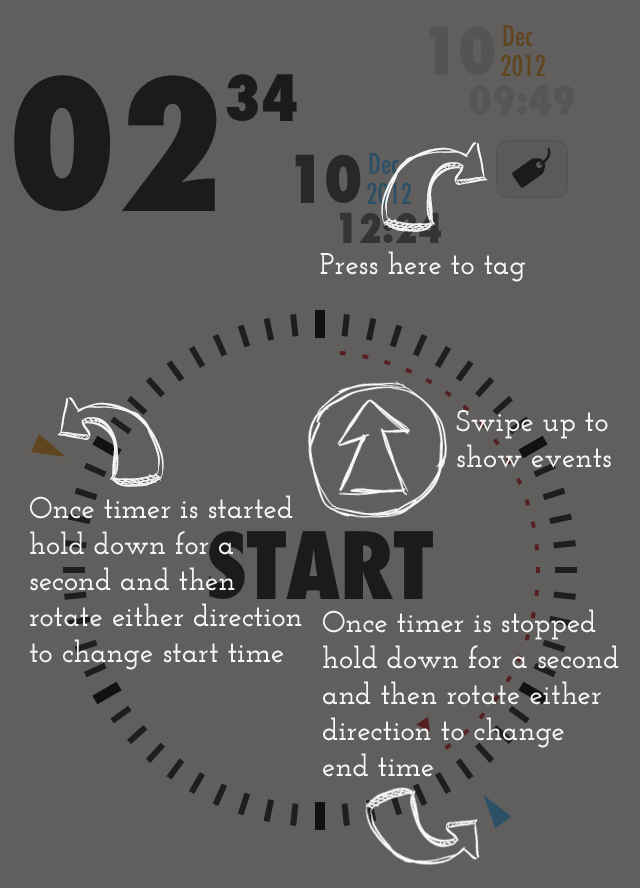
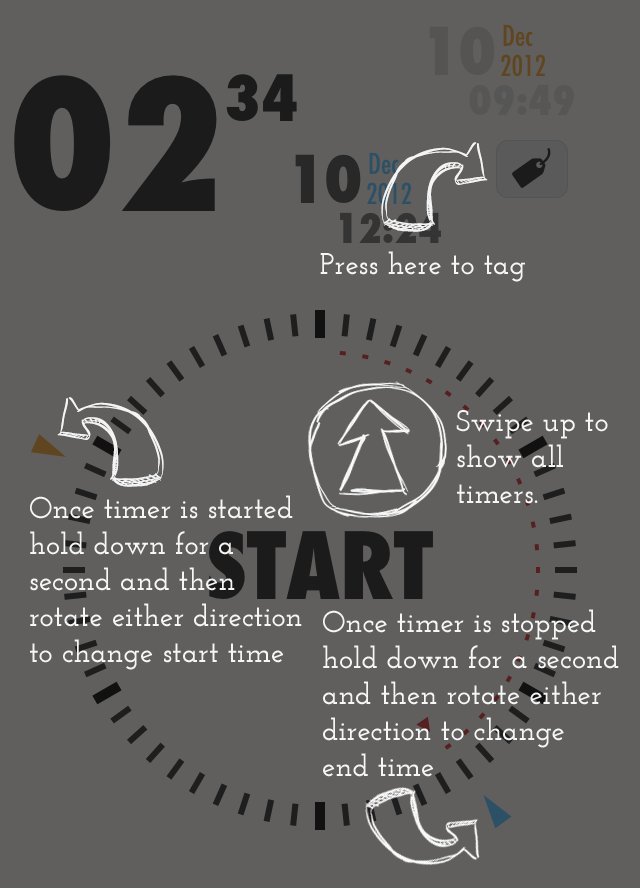
Layers edited between the first and the second 640x888 image:
renamed "Swipe up to show events" to "Swipe up to show all timers.", painted on it over [457, 444, 611, 504]
